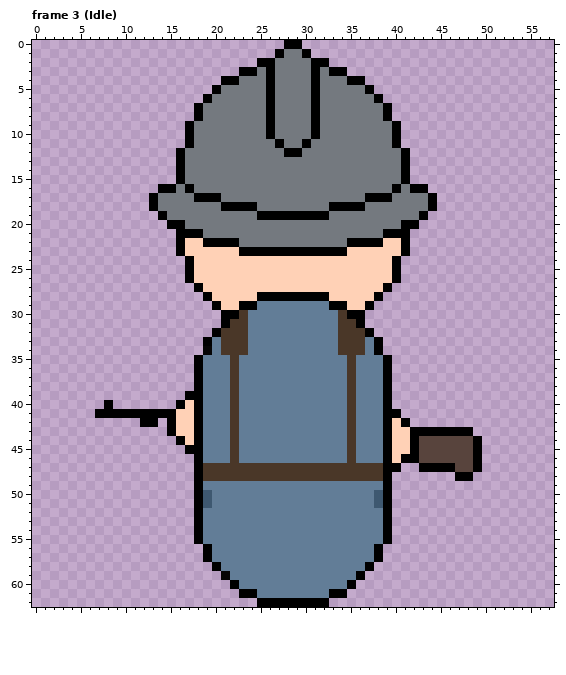
File history of a pixel-art file, Assets/Sprites/Units/Aber_Infantry.ase. Above: the version before the commit.
58x63 pixels, 28 frames. Colours within 5 levels of each other are drawn and written as one. Shown: frame 3 (Idle). The commit also changed other frames, which this record leaves out.
New version:
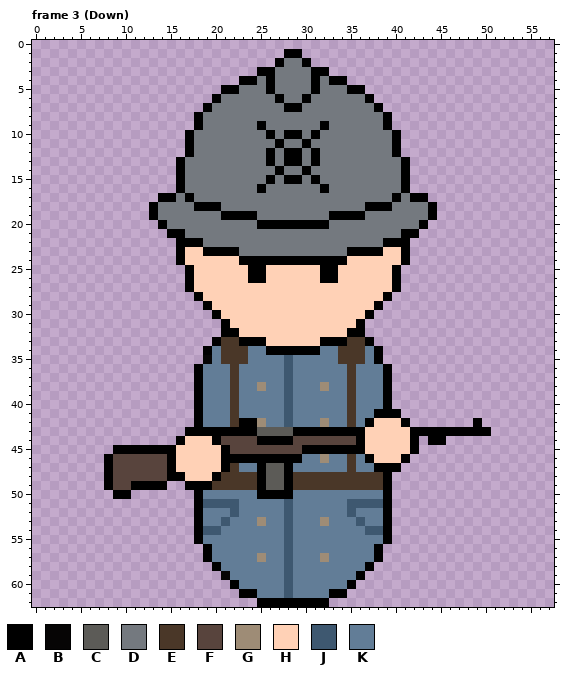
Palette (. is transparent): A #000000  B #060505  C #5c5b57  D #74797f  E #4a3728  F #58443d  G #9e8c76  H #ffd1b6  J #3e5870  K #627d97
From old to new:
--- frame 3 (Down)
@@ x 0..57 @@
- 0 ............................AA............................
- 1 ...........................ADDA...........................
- 2 .........................AADDDDAA.........................
- 3 .......................AADADDDDADAA.......................
- 4 .....................AADDDADDDDADDDAA.....................
- 5 ....................ADDDDDADDDDADDDDDA....................
- 6 ...................ADDDDDDADDDDADDDDDDA...................
- 7 ..................ADDDDDDDADDDDADDDDDDDA..................
- 8 ..................ADDDDDDDADDDDADDDDDDDA..................
- 9 .................ADDDDDDDDADDDDADDDDDDDDA.................
-10 .................ADDDDDDDDADDDDADDDDDDDDA.................
+ 0 ..........................................................
+ 1 ............................AA............................
+ 2 ...........................ADDA...........................
+ 3 .........................AADDDDAA.........................
+ 4 .......................AADADDDDADAA.......................
+ 5 .....................AADDDADDDDADDDAA.....................
+ 6 ....................ADDDDDDADDADDDDDDA....................
+ 7 ...................ADDDDDDDDAADDDDDDDDA...................
+ 8 ..................ADDDDDDDDDDDDDDDDDDDDA..................
+ 9 ..................ADDDDDDADDDDDDADDDDDDA..................
+10 .................ADDDDDDDDADAADADDDDDDDDA.................
 11 .................ADDDDDDDDDADDADDDDDDDDDA.................
-12 ................ADDDDDDDDDDDAADDDDDDDDDDDA................
-13 ................ADDDDDDDDDDDDDDDDDDDDDDDDA................
-14 ................ADDDDDDDDDDDDDDDDDDDDDDDDA................
-15 ................ADDDDDDDDDDDDDDDDDDDDDDDDA................
-16 ..............AADADDDDDDDDDDDDDDDDDDDDDDADAA..............
-17 .............ADDDDAAADDDDDDDDDDDDDDDDAAADDDDA.............
-18 .............ADDDDDDDAAAADDDDDDDDAAAADDDDDDDA.............
-19 ..............ADDDDDDDDDDAAAAAAAADDDDDDDDDDA..............
-20 ...............AADDDDDDDDDDDDDDDDDDDDDDDDAA...............
-21 ................AAADDDDDDDDDDDDDDDDDDDDAAA................
-22 ................AHHAAAADDDDDDDDDDDDAAAAHHA................
-23 ................AHHHHHHAAAAAAAAAAAAHHHHHHA................
-24 .................AHHHHHHHHHHHHHHHHHHHHHHA.................
-25 .................AHHHHHHHHHHHHHHHHHHHHHHA.................
-26 .................AHHHHHHHHHHHHHHHHHHHHHHA.................
-27 ..................AHHHHHHHHHHHHHHHHHHHHA..................
-28 ...................AHHHHHAAAAAAAAHHHHHA...................
-29 ....................AHHAAKKKKKKKKAAHHA....................
-30 .....................AAEKKKKKKKKKKEAA.....................
-31 .....................AEEKKKKKKKKKKEEA.....................
-32 ....................AEEEKKKKKKKKKKEEEA....................
-33 ...................AKEEEKKKKKKKKKKEEEKA...................
-34 ...................BKEEEKKKKKKKKKKEEEKA...................
-35 ..................AKKKEKKKKKKKKKKKKEKKKA..................
-36 ..................AKKKEKKKKKKKKKKKKEKKKA..................
-37 ..................AKKKEKKKKKKKKKKKKEKKKA..................
-38 ..................AKKKEKKKKKKKKKKKKEKKKA..................
-39 .................AAKKKEKKKKKKKKKKKKEKKKA..................
-40 ........A.......AHAKKKEKKKKKKKKKKKKEKKKA..................
-41 .......AAAAAAAAAHHAKKKEKKKKKKKKKKKKEKKKAA.................
-42 ............AA.AHHAKKKEKKKKKKKKKKKKEKKKAHA................
-43 ...............AHHAKKKEKKKKKKKKKKKKEKKKAHHAAAAAAA.........
-44 ................AHAKKKEKKKKKKKKKKKKEKKKAHHAFFFFFFA........
-45 .................AAKKKEKKKKKKKKKKKKEKKKAHHAFFFFFFA........
-46 ..................AKKKEKKKKKKKKKKKKEKKKAHAAFFFFFFA........
-47 ..................AEEEEEEEEEEEEEEEEEEEEAA..AAAAFFA........
-48 ..................AEEEEEEEEEEEEEEEEEEEEA.......AA.........
-49 ..................AKKKKKKKKKKKKKKKKKKKKA..................
-50 ..................AJKKKKKKKKKKKKKKKKKKJA..................
-51 ..................AJKKKKKKKKKKKKKKKKKKJA..................
-52 ..................AKKKKKKKKKKKKKKKKKKKKA..................
-53 ..................AKKKKKKKKKKKKKKKKKKKKA..................
-54 ..................AKKKKKKKKKKKKKKKKKKKKA..................
-55 ..................AKKKKKKKKKKKKKKKKKKKKA..................
-56 ...................AKKKKKKKKKKKKKKKKKKA...................
-57 ...................AKKKKKKKKKKKKKKKKKKA...................
-58 ....................AKKKKKKKKKKKKKKKKA....................
-59 .....................BKKKKKKKKKKKKKKA.....................
-60 ......................AKKKKKKKKKKKKA......................
-61 .......................AAKKKKKKKKAA.......................
+12 .................ADDDDDDDDADAADADDDDDDDDA.................
+13 ................ADDDDDDDDDADAADADDDDDDDDDA................
+14 ................ADDDDDDDDDDADDADDDDDDDDDDA................
+15 ................ADDDDDDDDDADAADADDDDDDDDDA................
+16 ................ADDDDDDDDADDDDDDADDDDDDDDA................
+17 ..............AADADDDDDDDDDDDDDDDDDDDDDDADAA..............
+18 .............ADDDDAAADDDDDDDDDDDDDDDDAAADDDDA.............
+19 .............ADDDDDDDAAAADDDDDDDDAAAADDDDDDDA.............
+20 ..............ADDDDDDDDDDAAAAAAAADDDDDDDDDDA..............
+21 ...............AADDDDDDDDDDDDDDDDDDDDDDDDAA...............
+22 ................AAADDDDDDDDDDDDDDDDDDDDAAA................
+23 ................AHHAAAADDDDDDDDDDDDAAAAHHA................
+24 ................AHHHHHHAAAAAAAAAAAAHHHHHHA................
+25 .................AHHHHHHAAHHHHHHAAHHHHHHA.................
+26 .................AHHHHHHAAHHHHHHAAHHHHHHA.................
+27 .................AHHHHHHHHHHHHHHHHHHHHHHA.................
+28 ..................AHHHHHHHHHHHHHHHHHHHHA..................
+29 ...................AHHHHHHHHHHHHHHHHHHA...................
+30 ....................AHHHHHHHHHHHHHHHHA....................
+31 .....................AHHHHHHHHHHHHHHA.....................
+32 .....................AAHHHHHHHHHHHHAA.....................
+33 ....................AEEAAAHHHHHHAAAEEA....................
+34 ...................AKEEEKKAAAAAAKKEEEKA...................
+35 ...................BKEEEKKKKJKKKKKEEEKA...................
+36 ..................AKKKEKKKKKJKKKKKKEKKKA..................
+37 ..................AKKKEKKKKKJKKKKKKEKKKA..................
+38 ..................AKKKEKKGKKJKKKGKKEKKKA..................
+39 ..................AKKKEKKKKKJKKKKKKEKKKA..................
+40 ..................AKKKEKKKKKJKKKKKKEKKKA..................
+41 ..................AKKKEKKKKKJKKKKKKEKKAAA.................
+42 ..................AKKKEAAGKKJKKKGKKEKAHHHA.......A........
+43 .................AAAAAAAACCCCAAAAAAAAHHHHHAAAAAAAAA.......
+44 ................AHHHAFFFFAAAAFFFFFFFAHHHHHA.AA............
+45 .........AAAAAAAHHHHHAFFFFFFFFAAAAAAAHHHHHA...............
+46 ........AFFFFFFAHHHHHAAAAAAAAAKKGKKEKAHHHA................
+47 ........AFFFFFFAHHHHHAEKKACCAKKKKKKEKKAAA.................
+48 ........AFFFFFFAAHHHAEEEEACCAEEEEEEEEEEA..................
+49 ........AFFAAAA..AAAEEEEEACCAEEEEEEEEEEA..................
+50 .........AA.......AKKKKKKAAAAKKKKKKKKKKA..................
+51 ..................AJJJJKKKKKJKKKKKKJJJJA..................
+52 ..................AKKKJKKKKKJKKKKKKJKKKA..................
+53 ..................AKKJKKKGKKJKKKGKKKJKKA..................
+54 ..................AJJKKKKKKKJKKKKKKKKJJA..................
+55 ..................AKKKKKKKKKJKKKKKKKKKKA..................
+56 ...................AKKKKKKKKJKKKKKKKKKA...................
+57 ...................AKKKKKGKKJKKKGKKKKKA...................
+58 ....................AKKKKKKKJKKKKKKKKA....................
+59 .....................BKKKKKKJKKKKKKKA.....................
+60 ......................AKKKKKJKKKKKKA......................
+61 .......................AAKKKJKKKKAA.......................
 62 .........................AAAAAAAA.........................
Changed places in both pictures, as pixel boxes (x1, y1, x2, y2):
changed: (95, 40, 491, 598)
